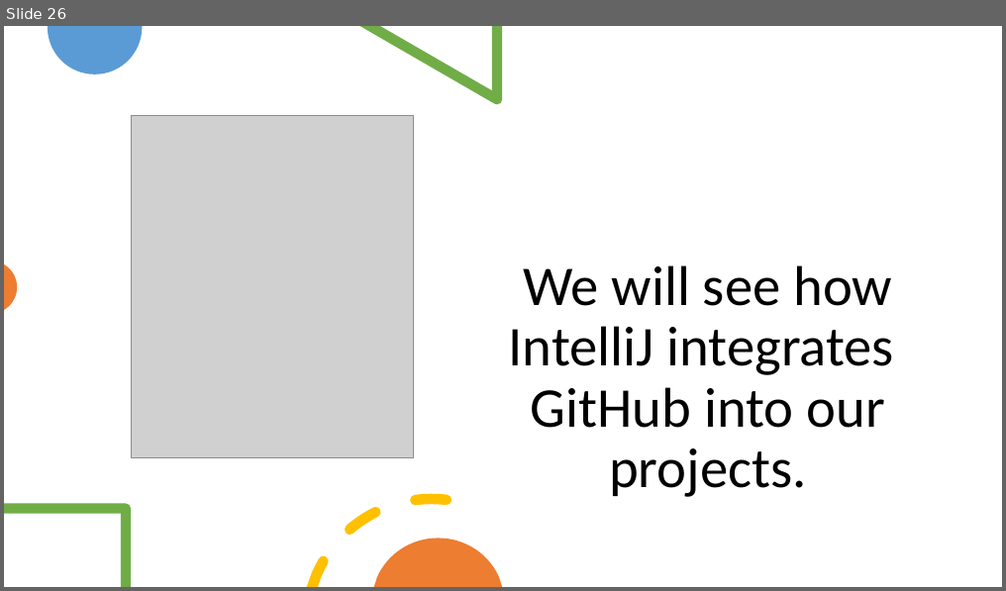
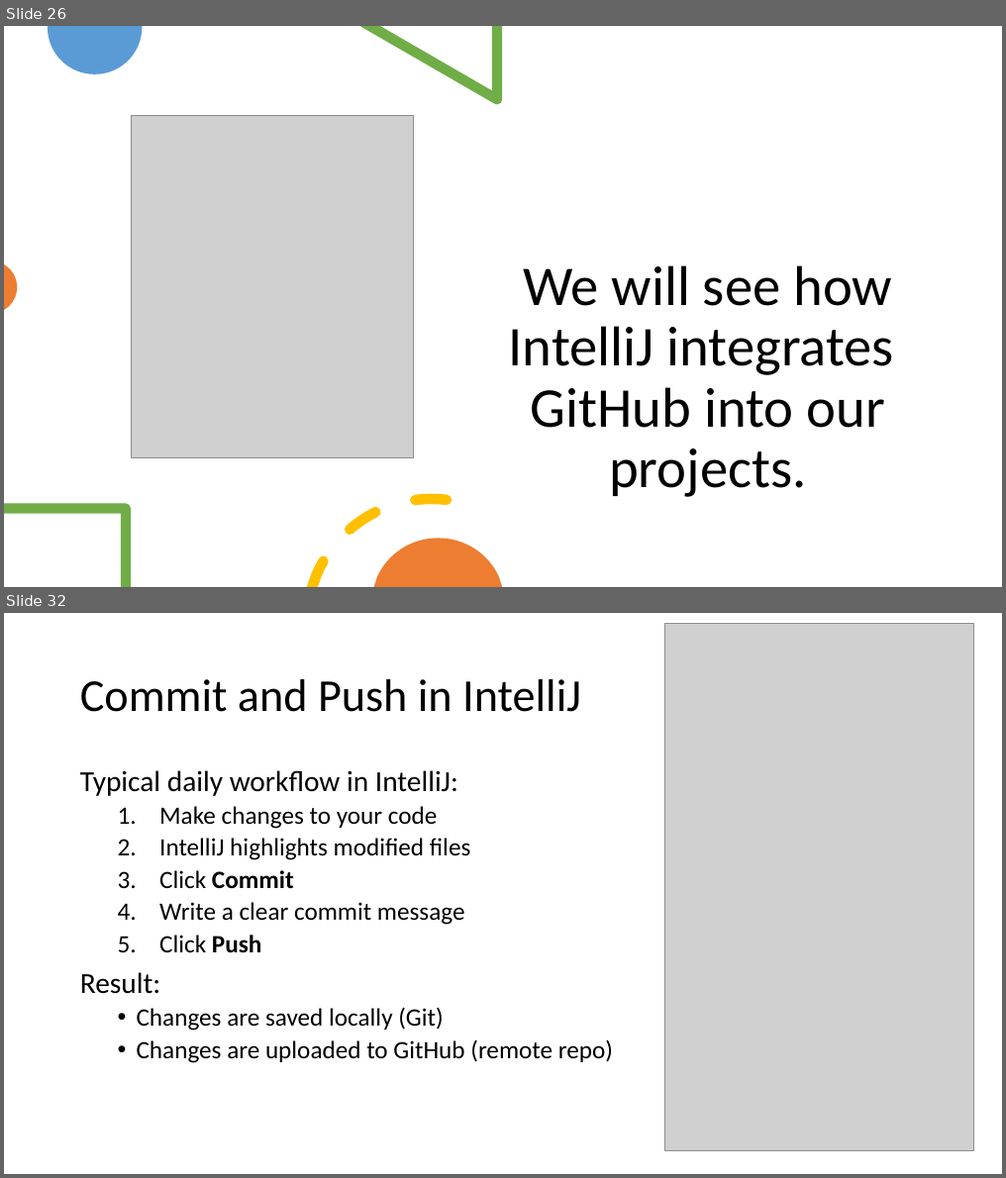
Before and after one commit to Programming-Fundamentals-SETU/prog-fund-2-jan-26, a slide deck: topic02-primitive-arrays/unit-02a-lectures/talk-4-github/github.pptx. Shown one above the other, each under a label of ours: slide 26 before the commit, slides 26 and 32 after it; the slides between them are not shown. The pictures are 1006x591 and 1006x1178 pixels, drawn with LibreOffice and Linux fonts; fonts in the diff are those of the drawing; grey boxes stand for pictures. Boxes give left, top, right and bottom in pixels: in the first picture for what was removed or moved away, otherwise in the second. Text is boxed around its words. In the diff, an @@ line names an element or a change of style, - is before the commit and + after.

Commit message:
updated week 2 - updated slides and images

```diff
--- a/topic02-primitive-arrays/unit-02a-lectures/talk-4-github/github.pptx
+++ b/topic02-primitive-arrays/unit-02a-lectures/talk-4-github/github.pptx
@@ slide 32 added at [4, 613, 1002, 1174], background #FFFFFF @@
@@ picture added at [665, 624, 974, 1152] @@
@@ title added at [80, 679, 581, 712], 44 pt, text #000000 @@
+Commit and Push in IntelliJ
@@ text added at [80, 770, 613, 1063], 24 pt, text #000000 @@
+Typical daily workflow in IntelliJ:
+  1. Make changes to your code
+  2. IntelliJ highlights modified files
+  3. Click Commit
+  4. Write a clear commit message
+  5. Click Push
+Result:
+  • Changes are saved locally (Git)
+  • Changes are uploaded to GitHub (remote repo)
```
Also in this commit, not shown: 1 slide changed, 8 other slides added, 17 other files.
